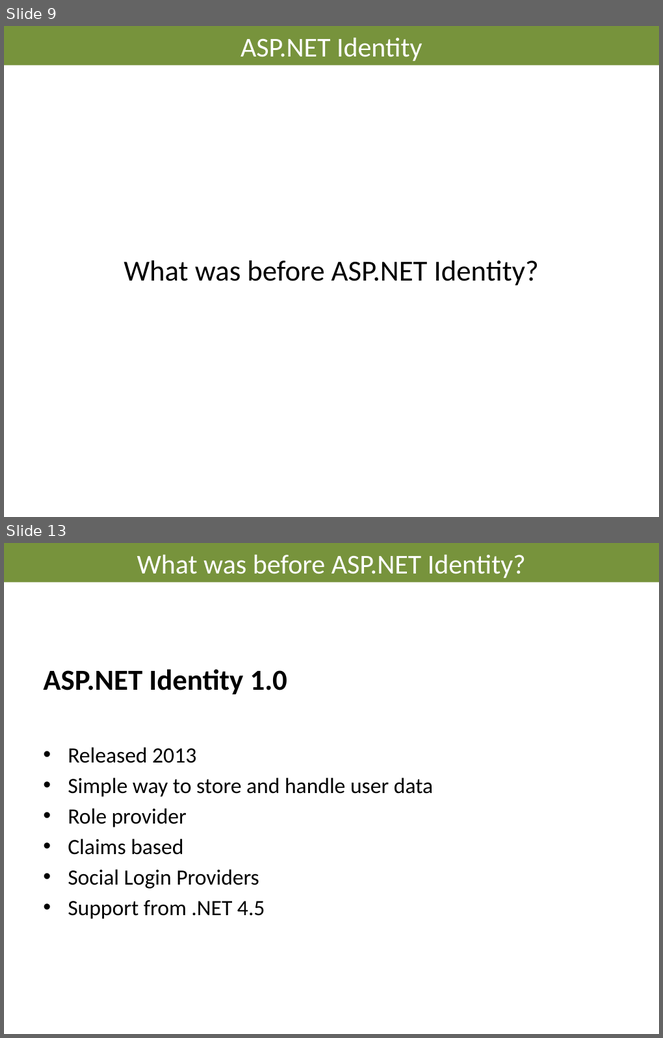
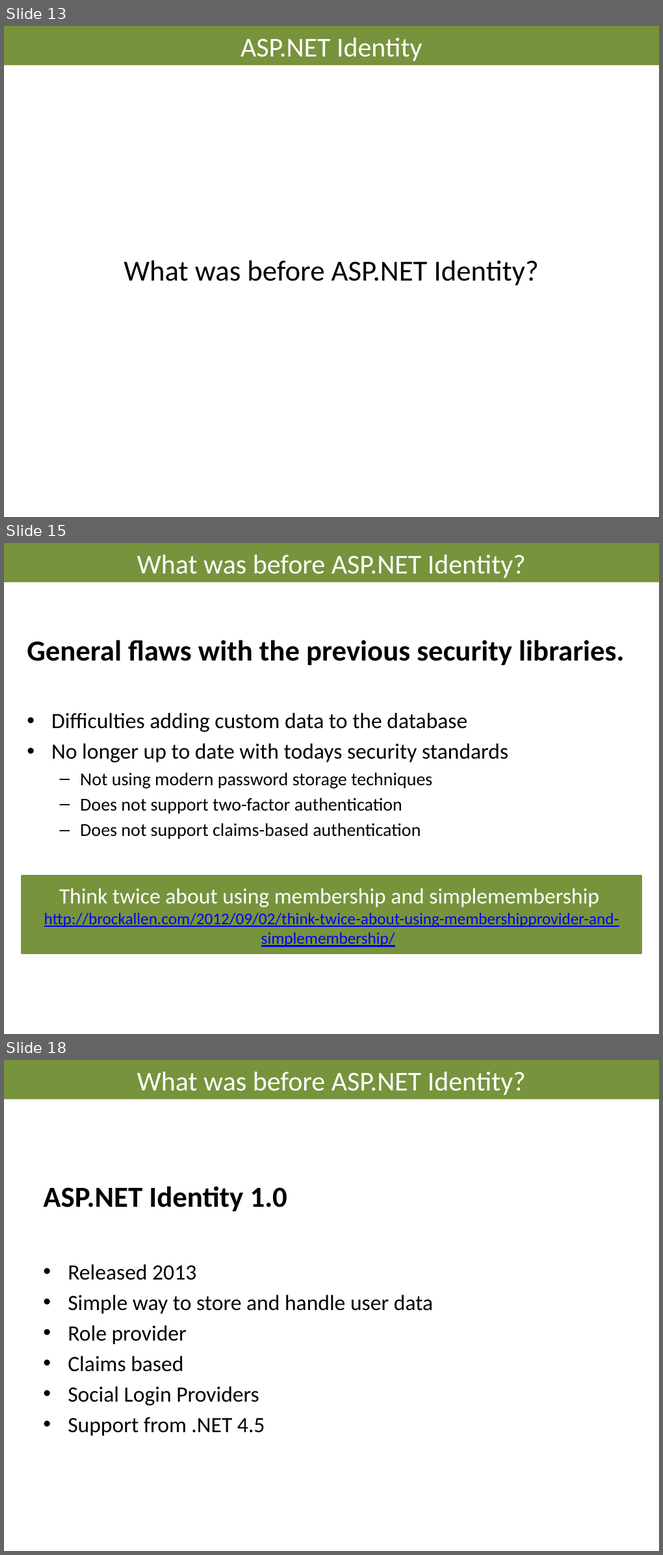
Before and after one commit to AndreasElffors/IdentityTemplate, a slide deck: Documents/Identity-Introduction.pptx. Shown one above the other, each under a label of ours: slides 9 and 13 before the commit, slides 13, 15 and 18 after it; the slides between them are not shown. The pictures are 663x1038 and 663x1555 pixels, drawn with LibreOffice and Linux fonts; fonts in the diff are those of the drawing; background and template pictures are left out. Boxes give left, top, right and bottom in pixels: in the first picture for what was removed or moved away, otherwise in the second. Text is boxed around its words. In the diff, an @@ line names an element or a change of style, - is before the commit and + after.

```diff
--- a/Documents/Identity-Introduction.pptx
+++ b/Documents/Identity-Introduction.pptx
@@ slide 15 added at <box>4,543,659,1034</box>, background #FFFFFF @@
@@ title added at <box>4,543,659,582</box>, fill #77933C, 30 pt, text #FFFFFF @@
+What was before ASP.NET Identity?
@@ text added at <box>27,640,624,839</box>, 20 pt, text #000000 @@
+General flaws with the previous security libraries.
+• Difficulties adding custom data to the database
+• No longer up to date with todays security standards
+  – Not using modern password storage techniques
+  – Does not support two-factor authentication
+  – Does not support claims-based authentication
@@ rectangle added at <box>22,876,642,954</box>, fill #77933C, outline #77933C 2 pt, 18 pt, text #0000FF, underline @@
+Think twice about using membership and simplemembership
+http://brockallen.com/2012/09/02/think-twice-about-using-membershipprovider-and-simplemembership/
@@ what was slide 9 is now slide 13 @@
@@ what was slide 13 is now slide 18 @@
```
Also in this commit, not shown: 8 slides changed, 5 other slides added, 1 slide removed.
